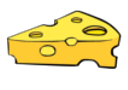
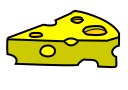
Layer changes from the first 128 x 90 image to the second:
added layer "Cheese" above "Color" over (x1=6, y1=9, x2=121, y2=69)
added layer "Color" above "Modele" over (x1=8, y1=11, x2=119, y2=67)
hid "Modele" over (x1=6, y1=10, x2=122, y2=69)
